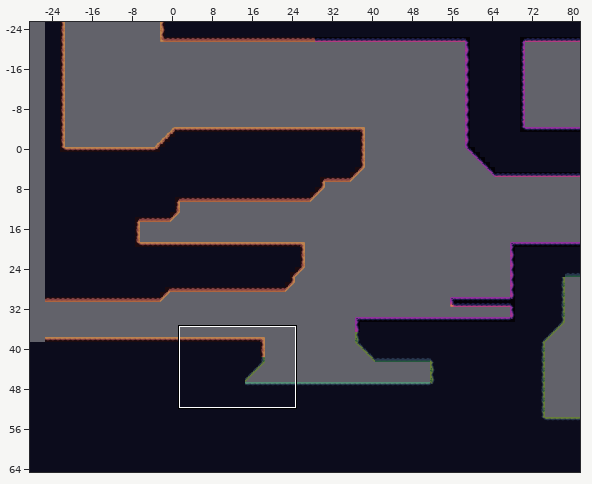
Tiled map, stored at UnityProject/CaseFileDream/Assets/CaseFileDream/TileSets/Tiled/Level01/Level01.tmx. The picture above shows the old version from afar; the outline marks the close-up.
Close-up. Old version:
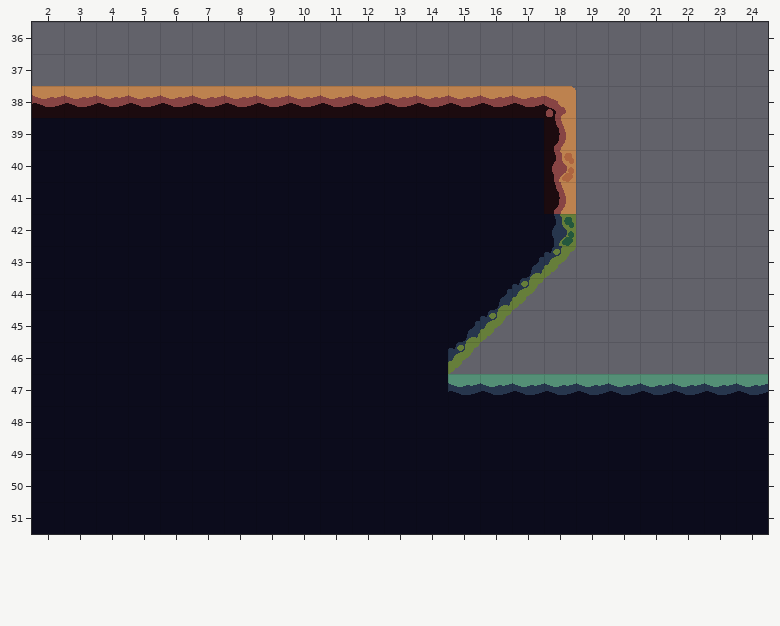
Cells are 32x32 px. Shown: x 2..24, y 36..51.
Once edited:
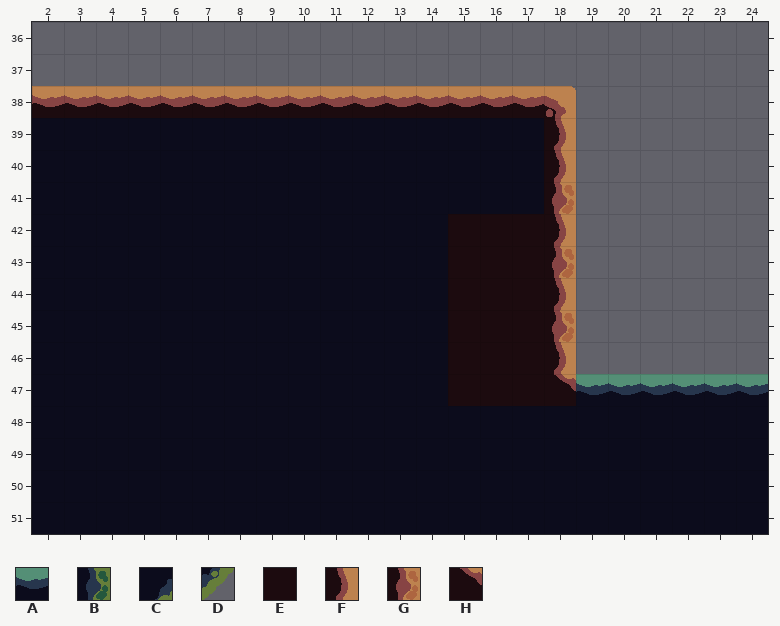
Key: from "CyanMoss": A 1; from "GreenMoss": B 19, C 50, D 51; from "YellowMoss": E 10, F 11, G 19, H 42.
_ is an empty cell.
Log entry: grove tile refine
The edit:
Layer "Overlay":
The author changed tile A to tile E in row 47 at x 15 to 17.
The author changed tile C to tile E in row 43 at x 17; in row 44 at x 16; in row 45 at x 15.
The author changed tile D to tile E in row 44 at x 17; in row 45 at x 16; in row 46 at x 15.
Tile E now appears in row 45 at x 17; in row 46 at x 16 to 17.
The author changed tile B to tile F in row 42 at x 18.
The author changed tile G to tile F in row 40 at x 18.
Tile F now appears in row 44 at x 18; in row 46 at x 18.
The author changed tile D to tile G in row 43 at x 18.
The author changed tile F to tile G in row 41 at x 18.
Tile G now appears in row 45 at x 18.
The author changed tile A to tile H in row 47 at x 18.
Changed places in both close-ups, as pixel boxes (x1, y1, x2, y2):
changed: (448, 150, 576, 406)
